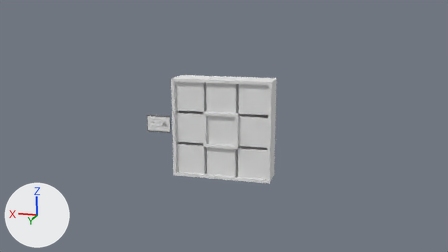
What one commit did to the Blender file nine-panel/models/oO-nine-panel.blend.
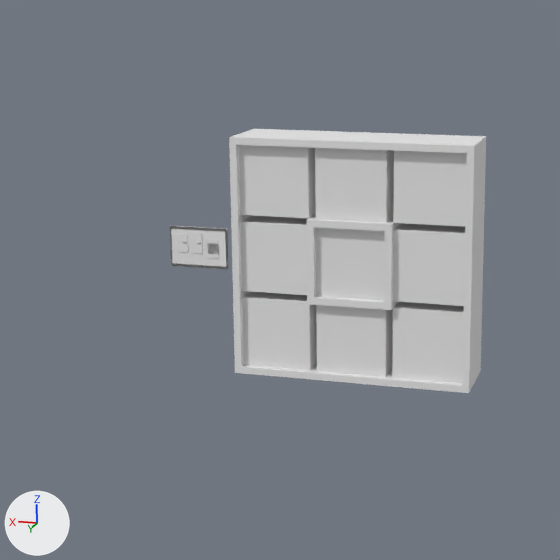
There are two pictures of each version: one from the file's camera 'Camera', one close up on the part from 17% to 68% of the width and 9% to 100% of the height. Arrows for +X, +Y and +Z are at lower left; the lights stay in place. Objects named as collision shapes, trigger or cutter boxes, shadow casters or lower levels of detail are left out.
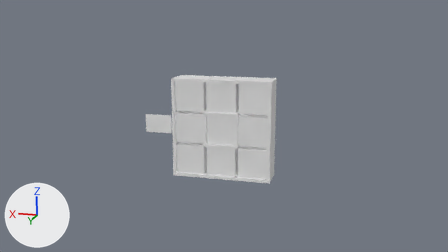
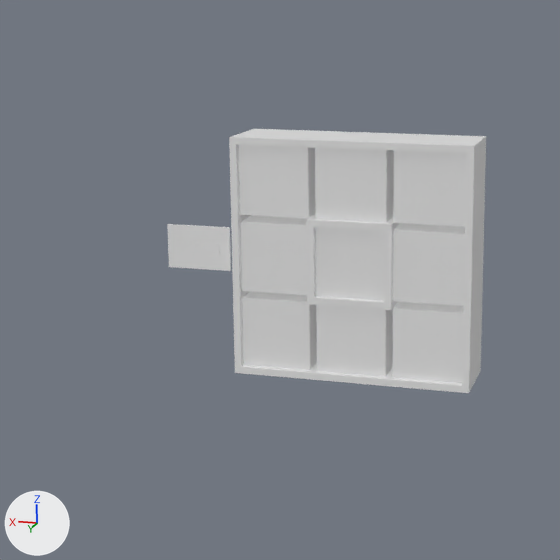
Boxes [x1, y1, x2, y2] around the edits, measured in the close-ups (560 x 560 px):
'panel-mesh#6', surface changed
    both: [393, 223, 465, 306]
'panel-mesh#9', surface changed
    both: [392, 302, 464, 377]
'panel-mesh#7', surface changed
    both: [242, 292, 317, 370]
'panel-mesh#4', surface changed
    both: [241, 216, 309, 295]
'panel-controller', mesh rescaled (10% wider, 9% taller)
    before: [170, 226, 228, 269]
    after: [167, 224, 231, 271]
'volume-switch', no longer drawn
    before: [178, 233, 188, 252]
'reset-switch', no longer drawn
    before: [208, 239, 219, 258]
'tilt-switch', no longer drawn
    before: [192, 234, 203, 253]
'reset-switch-mesh', surface changed
    both: [208, 243, 220, 254]
'panel-controller-frame-bottom', hidden
    before: [171, 263, 227, 269]
'panel-controller-frame-top', hidden
    before: [171, 225, 228, 232]

Edits to the bpy script that builds the scene:
```text
Change mat_transparent_mat:
    remove n0 = _N.new('ShaderNodeOutputMaterial'); n0.name = 'Material Output.001'
    remove n1 = _N.new('ShaderNodeBsdfDiffuse'); n1.name = 'Diffuse BSDF'
    remove _L.new(n1.outputs[0], n0.inputs[0])  # 'BSDF' to 'Surface'
    add n2 = _N.new('ShaderNodeOutputMaterial'); n2.name = 'Material Output'
    add n3 = _N.new('ShaderNodeBsdfTransparent'); n3.name = 'Transparent BSDF'
    add _L.new(n3.outputs[0], n2.inputs[0])  # 'BSDF' to 'Surface'
Change me_panel_controller:
    where me_panel_controller.from_pydata(...)  # 8 vertices, 6 faces; spans x -0.22..0.22, y -0.01..0.01, z -0.15..0.15
    me_panel_controller part 1: the whole mesh is scaled about its middle by (1.09, 1, 1.07)
Change me_panel_controller_frame_top:
    where me_panel_controller_frame_top.from_pydata(...)  # 8 vertices, 6 faces; spans x -0.22..0.22, y -0.01..0.01, z 0.13..0.15
    used by ob_panel_controller_frame_top; parent = ob_panel_controller; location = (1.2, 0.0, 1.1)
    me_panel_controller_frame_top part 2: the whole mesh is scaled about its middle by (1.09, 1, 0.5), then moved by (0.0, 0.0, 0.005)
Change me_panel_controller_frame_bottom:
    where me_panel_controller_frame_bottom.from_pydata(...)  # 8 vertices, 6 faces; spans x -0.22..0.22, y -0.01..0.01, z -0.15..-0.13
    used by ob_panel_controller_frame_bottom; parent = ob_panel_controller; location = (1.2, 0.0, 1.1)
    me_panel_controller_frame_bottom part 3: the whole mesh is scaled about its middle by (1.09, 1, 0.5), then moved by (0.0, 0.0, -0.005)
Change ob_tilt_switch:
    ob_tilt_switch.location: (1.194, 0.0, 1.131) -> (1.204, 0.0, 1.131)
    add ob_tilt_switch.visible_shadow = False
Change ob_reset_switch:
    ob_reset_switch.location: (1.085, 0.0, 1.1) -> (1.075, 0.0, 1.1)
    add ob_reset_switch.visible_shadow = False
Change ob_volume_switch:
    ob_volume_switch.location: (1.306, 0.0, 1.131) -> (1.337, 0.0, 1.131)
    add ob_volume_switch.visible_shadow = False
Change ob_panel_controller:
    add ob_panel_controller.visible_shadow = False
Change ob_panel_controller_frame_left:
    ob_panel_controller_frame_left.location: (1.2, 0.0, 1.1) -> (1.22, 0.0, 1.1)
    add ob_panel_controller_frame_left.visible_shadow = False
    add ob_panel_controller_frame_left.hide_set(True)
Change ob_panel_controller_frame_top:
    ob_panel_controller_frame_top.location: (1.2, 0.0, 1.1) -> (1.2, 0.0, 1.11)
    add ob_panel_controller_frame_top.visible_shadow = False
    add ob_panel_controller_frame_top.hide_set(True)
Change ob_panel_controller_frame_right:
    ob_panel_controller_frame_right.location: (1.2, 0.0, 1.1) -> (1.18, 0.0, 1.1)
    add ob_panel_controller_frame_right.visible_shadow = False
    add ob_panel_controller_frame_right.hide_set(True)
Change ob_panel_controller_frame_bottom:
    ob_panel_controller_frame_bottom.location: (1.2, 0.0, 1.1) -> (1.2, 0.0, 1.09)
    add ob_panel_controller_frame_bottom.visible_shadow = False
    add ob_panel_controller_frame_bottom.hide_set(True)
Change ob_reset_switch_mesh:
    add ob_reset_switch_mesh.visible_shadow = False
Change ob_volume_knob:
    add ob_volume_knob.visible_shadow = False
Change ob_tilt_knob:
    add ob_tilt_knob.visible_shadow = False
Change ob_inside_frame_left_cytanb_ignore:
    add ob_inside_frame_left_cytanb_ignore.visible_shadow = False
Change ob_inside_frame_right_cytanb_ignore:
    add ob_inside_frame_right_cytanb_ignore.visible_shadow = False
Change ob_inside_frame_top_cytanb_ignore:
    add ob_inside_frame_top_cytanb_ignore.visible_shadow = False
Change ob_outside_frame_bottom_cytanb_ignore:
    add ob_outside_frame_bottom_cytanb_ignore.visible_shadow = False
Change ob_outside_frame_left_cytanb_ignore:
    add ob_outside_frame_left_cytanb_ignore.visible_shadow = False
Change ob_outside_frame_right_cytanb_ignore:
    add ob_outside_frame_right_cytanb_ignore.visible_shadow = False
Change ob_outside_frame_top_cytanb_ignore:
    add ob_outside_frame_top_cytanb_ignore.visible_shadow = False
Change ob_panel_mesh_1:
    add ob_panel_mesh_1.visible_shadow = False
Change ob_panel_mesh_2:
    add ob_panel_mesh_2.visible_shadow = False
Change ob_panel_mesh_3:
    add ob_panel_mesh_3.visible_shadow = False
Change ob_panel_mesh_4:
    add ob_panel_mesh_4.visible_shadow = False
Change ob_panel_mesh_5:
    add ob_panel_mesh_5.visible_shadow = False
Change ob_panel_mesh_6:
    add ob_panel_mesh_6.visible_shadow = False
Change ob_panel_mesh_7:
    add ob_panel_mesh_7.visible_shadow = False
Change ob_panel_mesh_8:
    add ob_panel_mesh_8.visible_shadow = False
Change ob_panel_mesh_9:
    add ob_panel_mesh_9.visible_shadow = False
Change ob_inside_frame_bottom_cytanb_ignore:
    add ob_inside_frame_bottom_cytanb_ignore.visible_shadow = False
Add ob_panel_operator_lamp:
    ob_panel_operator_lamp = bpy.data.objects.new('panel-operator-lamp', me_panel_operator_lamp)  # an 8-sided cylinder along y spanning x -0.2205..-0.2105, y -0.012..0.012, z 0.1385..0.1485; in mat_nine_panel_mat (its picture is missing)
    ob_panel_operator_lamp.parent = ob_panel_controller
    ob_panel_operator_lamp.location = (1.2, 0.0, 1.1)
```
